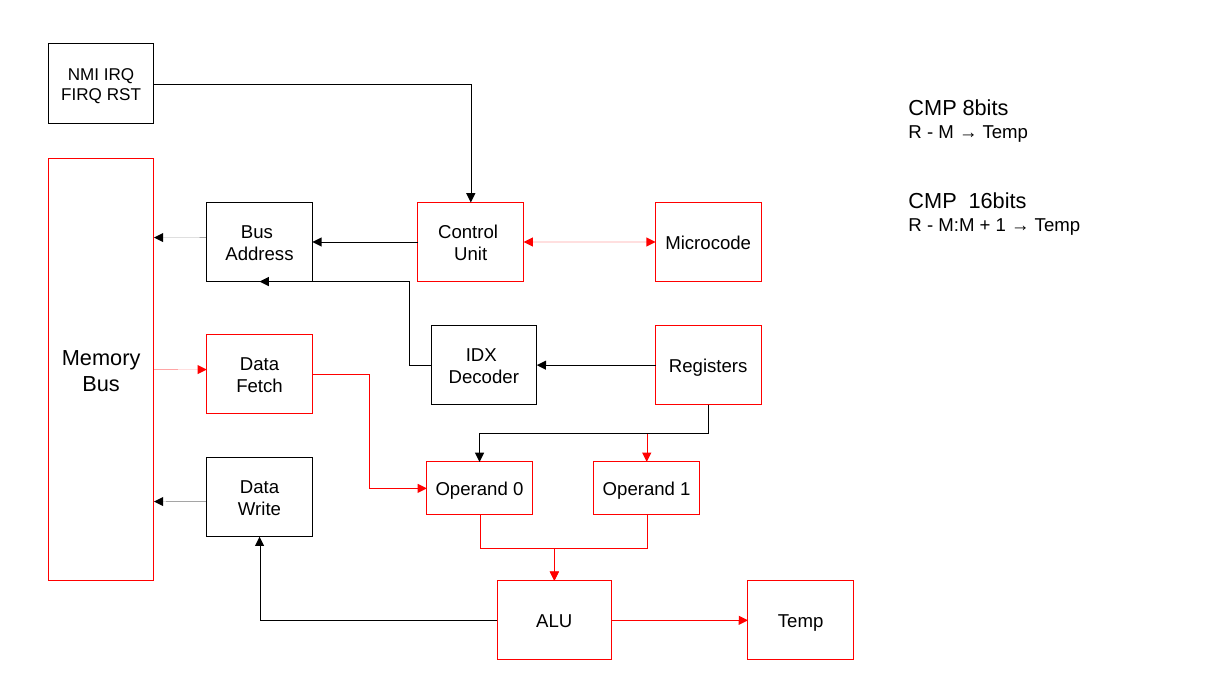
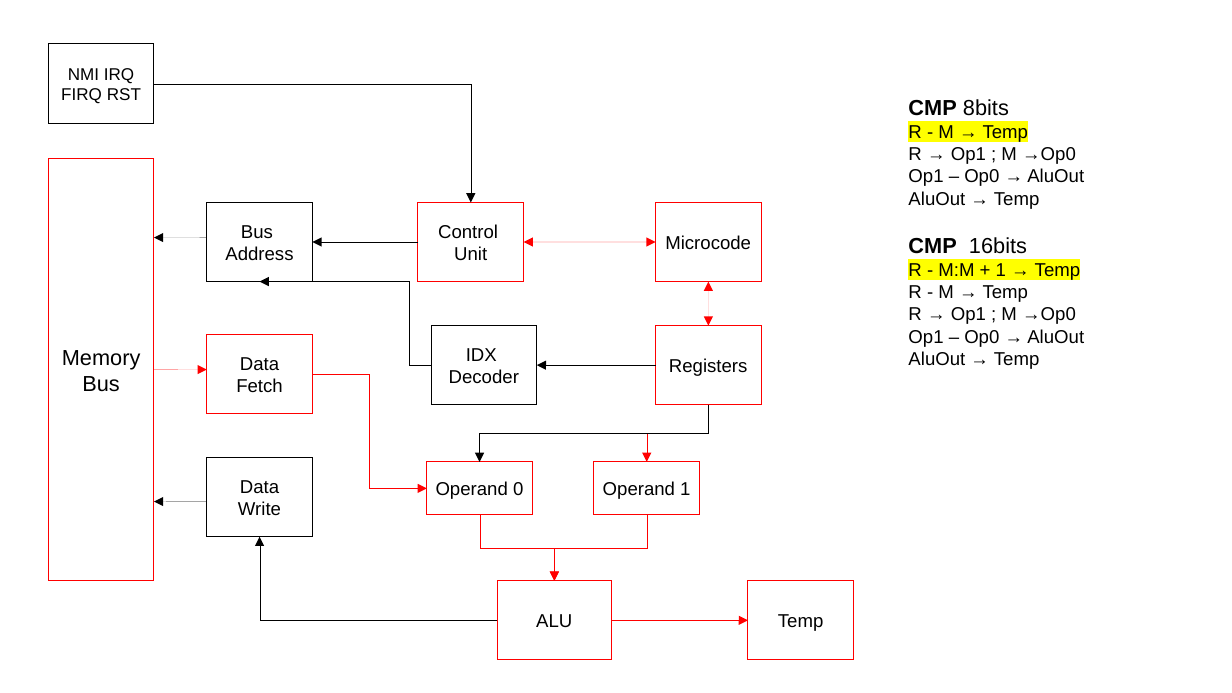
Before and after one commit to JTFPGA/jtkcpu, a slide deck: slide 3 of doc/microcode grafic.odp. Drawn at 1232x693 pixels with LibreOffice and Linux fonts; fonts in the diff are those of the drawing. Boxes give left, top, right and bottom in pixels: in the first picture for what was removed or moved away, otherwise in the second. Text is boxed around its words. In the diff, an @@ line names an element or a change of style, - is before the commit and + after.

```diff
--- a/doc/microcode grafic.odp
+++ b/doc/microcode grafic.odp
@@ text at (908,99,1081,280): bold on in "CMP", "CMP"; highlight none to #FFFF00 in "R - M → Temp", "R - M:M + 1 → Temp" @@
@@ text at (908,147,1084,209): paragraphs added @@
+R → Op1 ; M →Op0
+Op1 – Op0 → AluOut
+AluOut → Temp
@@ double arrow added from (709, 282) to (709, 325), #FF0000 0 pt @@
@@ text at (908,285,1084,369): paragraphs added @@
+R - M → Temp
+R → Op1 ; M →Op0
+Op1 – Op0 → AluOut
+AluOut → Temp
```
Also in this commit, not shown: 5 other slides changed, 7 slides added, 1 other file.
